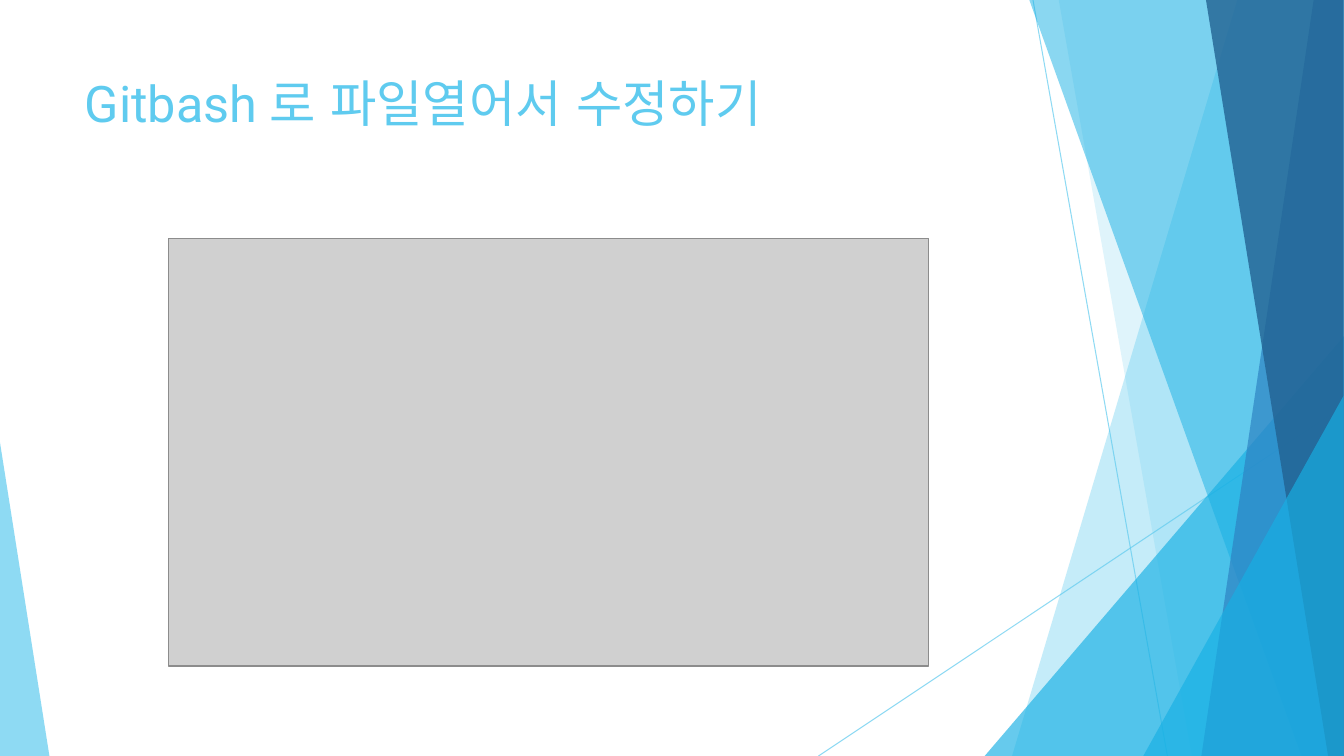
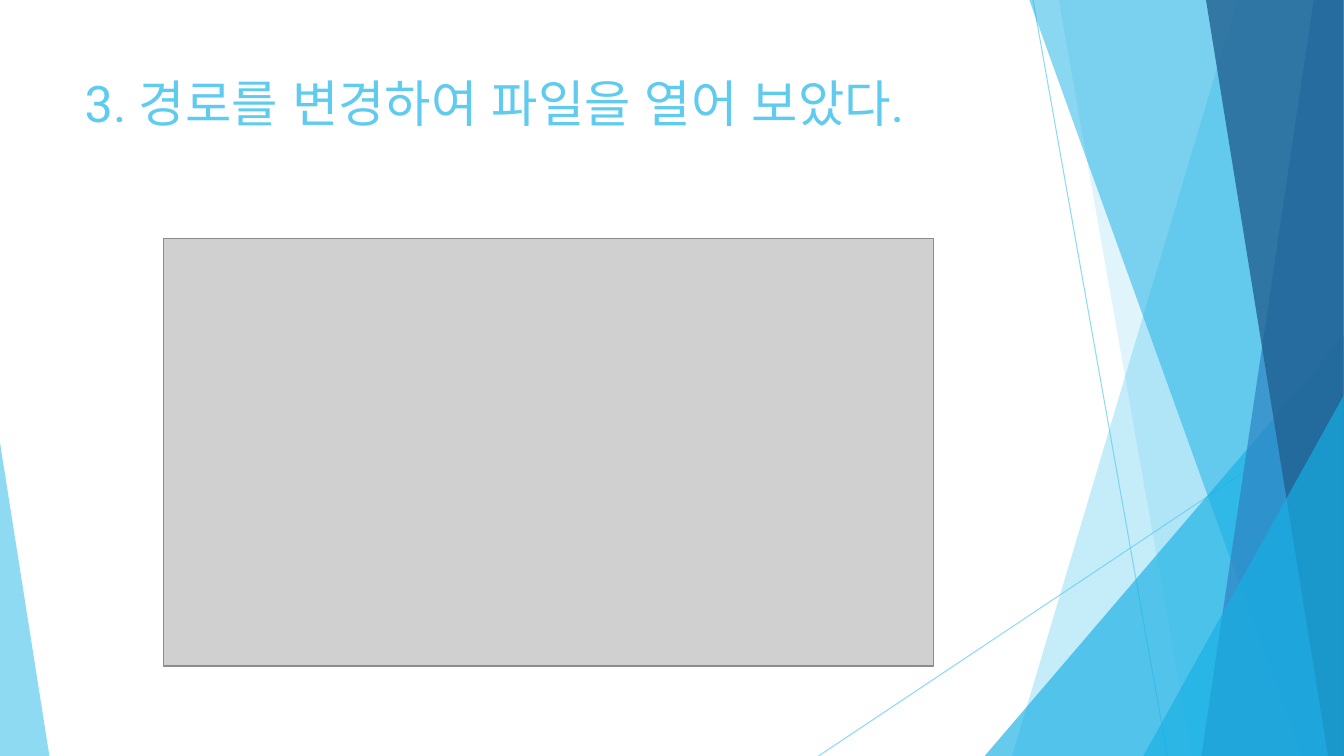
Before and after one commit to Meojong/php_201840136, a slide deck: slide 4 of 201840136_최현종_PHP_2주차.pptx (slide 2 before the commit). Drawn at 1344x756 pixels with LibreOffice and Linux fonts; fonts in the diff are those of the drawing; grey boxes stand for pictures. Boxes give left, top, right and bottom in pixels: in the first picture for what was removed or moved away, otherwise in the second. Text is boxed around its words. In the diff, an @@ line names an element or a change of style, - is before the commit and + after.

```diff
--- a/201840136_최현종_PHP_2주차.pptx
+++ b/201840136_최현종_PHP_2주차.pptx
@@ title at (x1=85, y1=80, x2=904, y2=126): text changed @@
-Gitbash 로 파일열어서 수정하기
+3. 경로를 변경하여 파일을 열어 보았다.
@@ picture resized from (x1=168, y1=238, x2=930, y2=665) to (x1=164, y1=238, x2=934, y2=665) @@
```
Also in this commit, not shown: 5 other slides changed, 6 slides added, 9 slides removed.
